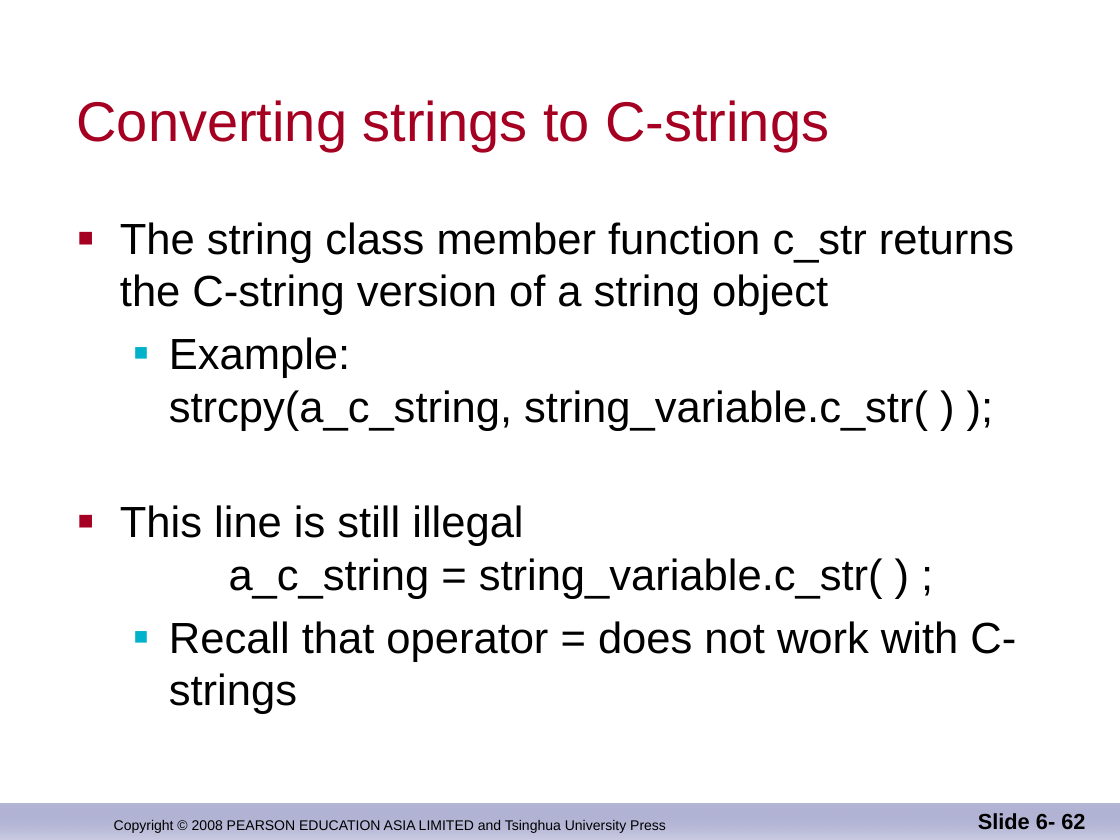
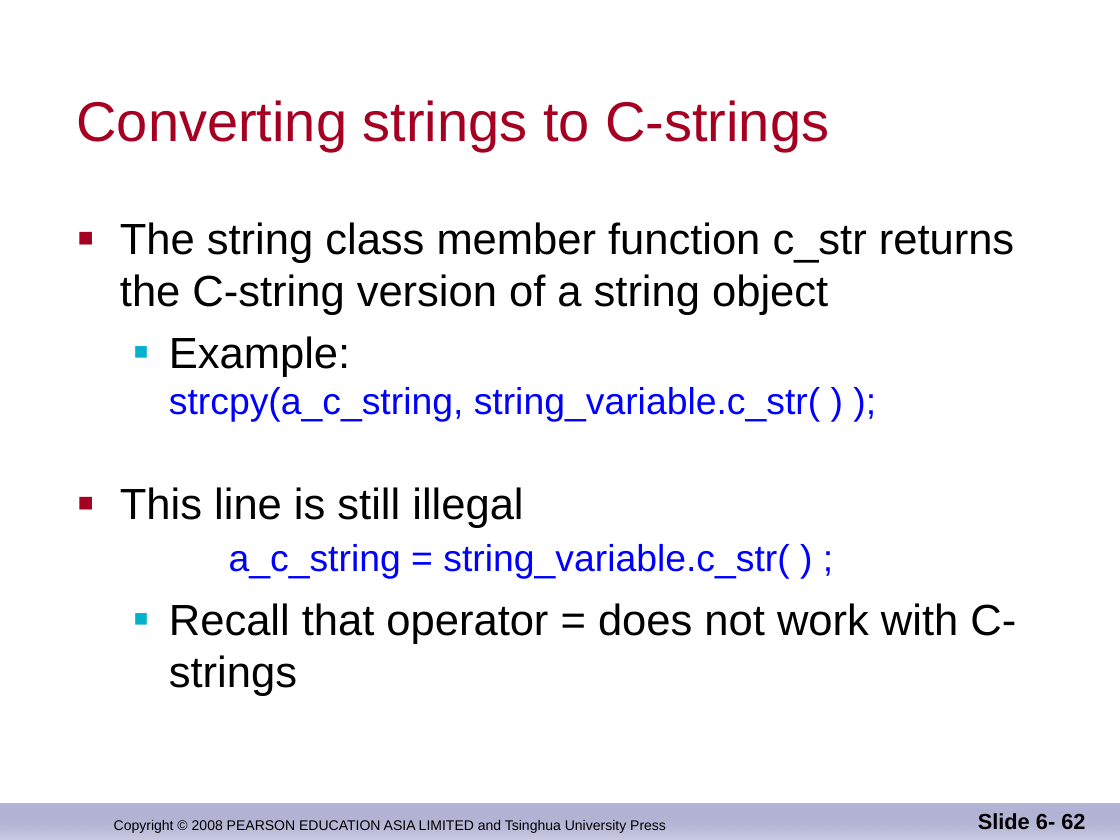
Before and after one commit to djuanbei/CPLUSPLUS, a slide deck: slide 62 of ppt/Chapter 8.ppt. Drawn at 1120x840 pixels with LibreOffice and Linux fonts; fonts in the diff are those of the drawing; background and template pictures are left out. Boxes give left, top, right and bottom in pixels: in the first picture for what was removed or moved away, otherwise in the second. Text is boxed around its words. In the diff, an @@ line names an element or a change of style, - is before the commit and + after.

```diff
--- a/ppt/Chapter 8.ppt
+++ b/ppt/Chapter 8.ppt
@@ text at (120, 336, 820, 579): size 28 to 24 pt, text colour #000000 to #0000FF in "strcpy(a_c_string, string_variable.c_str( ) );", "a_c_string = string_variable.c_str( ) ;"; less space between paragraphs @@
```
Also in this commit, not shown: 3 other slides changed, 1 slide added.
